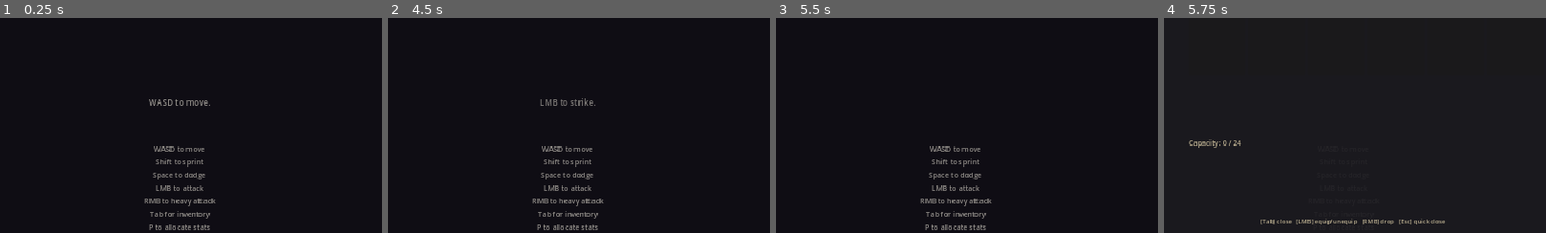
Above: before the commit, frames 1-4 (left to right).
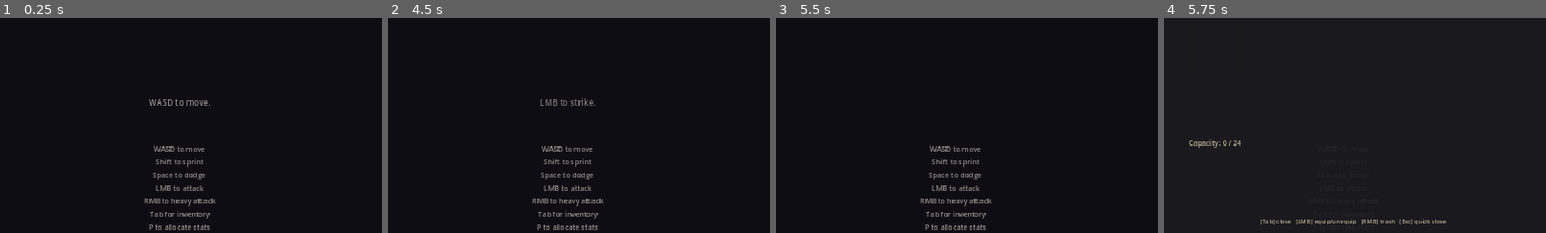
Above: after the commit, the same moments.

Repository: TSandvaer/RandomGame
Game: Godot game, scene res://scenes/Main.tscn
Two runs of this game, one before a commit and one after it. Both use one fixed random seed, a clock stepped at 60 frames per second and the inputs below. Sound files missing from this copy of the repository are replaced by a short silence.
Inputs (mouse positions are % of the whole screen's width and height, from its top left):
- Up to frame 1 (0.25 s): no input
- Up to frame 2 (4.5 s): tap Enter at 0.5, 2, 3.5 s; move the mouse to (72, 45) at 0.52 s; hold D (move_right) 0.53-1.25 s; right-click (72, 45) at 0.6 s; click (72, 45) at 0.67 s; tap Space (dodge) at 1.25, 2.1, 2.75, 4.25 s; drag from (30, 55) to (45, 70) at 1.27 s; move the mouse to (60, 28) at 2.02 s; hold D (move_right) 2.03-2.75 s; click (60, 28) at 2.17 s; drag from (45, 70) to (20, 35) at 2.77 s; move the mouse to (80, 65) at 3.52 s; hold A (move_left) 3.53-4.25 s; hold Shift (sprint) 3.53-4.25 s; click (80, 65) at 3.67 s; tap F11 (test_force_close_inventory) at 4.15 s; drag from (20, 35) to (35, 25) at 4.27 s
- Up to frame 3 (5.5 s): move the mouse to (55, 50) at 5.02 s; hold S (move_down) from 5.03 s (still down); tap P at 5.1 s; click (55, 50) at 5.17 s
- Up to frame 4 (5.75 s): keep holding S (move_down); tap Tab (toggle_inventory) at 5.65 s
The pictures show only the part of the screen within x 26-76%, y 50-100%; the shares and areas given below are measured in that part.

Frames 1-3 are identical in both runs. In frame 4, 0.4% of the frame differs, in the area x 26-74%, y 93-96%.

Commit message:
fix(ui): rename inventory RMB action "Drop" -> "Trash" — match actual no-ground-drop behavior
Sponsor M2 W3 soak finding 2026-05-16: "if i right click to drop an item, it
should drop on the ground so i can pick it, up, if not then it should not say
drop, it should say trash."

The inventory RMB action removes the item permanently — no Pickup is spawned at
the player's feet. The footer hint shipped "[RMB] drop", which implied
ground-drop with re-pickup affordance. Sponsor flagged the verb-behavior
mismatch.

Triage analysis at team/uma-ux/inventory-drop-vs-trash-triage.md weighs (a)
rename to "Trash" (this PR — ~6 lines) vs (b) implement real drop-on-ground
(~10-14 agent-hours, hits the Pickup instant-re-pickup trap, needs paired
tests + HTML5 visual gate + Playwright spec, wrong-timed during M1 RC runway).

Recommendation: (a). Real drop-on-ground stays as a post-M1 follow-up ticket
queued in §6 of the triage doc; "Trash" can stay alongside it if the gameplay
verb ships later (RMB trash, Shift+RMB drop).

Source changes:
- scripts/ui/InventoryPanel.gd: docstring + comment + footer hint string
- tests/test_inventory_panel.gd: header comment + test name + assertion msg

Bonus: .claude/docs/html5-export.md — new "Escape-sequence pitfall" sub-section
under Debug-tooling via head_include, capturing the PR #240 IIFE-crash bug
(Godot INI parser eats literal \n in head_include JS, producing a SyntaxError
that silently kills the whole script block; fix: double-escape \n; verify by
grep'ing the generated index.html). Sponsor explicitly flagged this for
capture.

No gameplay behavior change. No Tween/modulate/Polygon2D/CPUParticles2D/Area2D
touched — HTML5 visual-verification gate not triggered (footer is a plain
Label text reassignment).

DO NOT MERGE without Sponsor design ack on the (a) vs (b) recommendation.

Diff:
--- a/scripts/ui/InventoryPanel.gd
+++ b/scripts/ui/InventoryPanel.gd
@@ -20,8 +20,10 @@
 ## **Click model on grid cells:**
 ##   - Left-click inventory cell with item -> equip into the def's slot
 ##     (Uma IS-15). Empty cell click is a no-op.
-##   - Right-click inventory cell with item -> drop (M1: just remove; no
-##     ground spawn).
+##   - Right-click inventory cell with item -> trash (item permanently
+##     removed; no ground drop in M1 — verb deliberately renamed from
+##     "drop" so the label matches the behavior, per Sponsor M2 W3 soak
+##     finding 2026-05-16 + `team/uma-ux/inventory-drop-vs-trash-triage.md`).
 ##   - Left-click equipped slot with item -> unequip back to inventory
 ##     (Uma IS-16).
 ##
@@ -514,7 +516,10 @@
 				return
 			inv.equip(item, target)
 		MOUSE_BUTTON_RIGHT:
-			# Drop — for M1 just remove.
+			# Trash — permanently remove the item. No ground-drop spawn in M1
+			# (verb renamed from "drop" so the footer hint matches actual
+			# behavior; real drop-on-ground is a post-M1 ticket — see
+			# `team/uma-ux/inventory-drop-vs-trash-triage.md`).
 			inv.remove(item)
 
 
@@ -894,7 +899,7 @@
 func _build_footer_hint() -> void:
 	var hint: Label = Label.new()
 	hint.name = "FooterHint"
-	hint.text = "[Tab] close   [LMB] equip/unequip   [RMB] drop   [Esc] quick close"
+	hint.text = "[Tab] close   [LMB] equip/unequip   [RMB] trash   [Esc] quick close"
 	hint.add_theme_color_override("font_color", COLOR_HINT)
 	hint.add_theme_font_size_override("font_size", 10)
 	hint.set_anchors_preset(Control.PRESET_BOTTOM_WIDE)
--- a/tests/test_inventory_panel.gd
+++ b/tests/test_inventory_panel.gd
@@ -9,8 +9,10 @@
 ##   4. Click empty slot -> no-op.
 ##   5. Click equipped slot -> unequips.
 ##   6. Click inventory slot with item -> swaps to slot.
-##   7. Right-click in inventory -> drop (item removed; for M1 just remove,
-##      no spawn).
+##   7. Right-click in inventory -> trash (item permanently removed; for
+##      M1 just remove, no ground-drop spawn — verb renamed from "drop"
+##      per Sponsor M2 W3 soak 2026-05-16 +
+##      `team/uma-ux/inventory-drop-vs-trash-triage.md`).
 ##   8. Esc closes panel.
 
 const InventoryPanelScript: Script = preload("res://scripts/ui/InventoryPanel.gd")
@@ -163,17 +165,25 @@
 
 
 # =======================================================================
-# Test 7 — Right-click in inventory -> drop (M1: just remove)
-# =======================================================================
-
-func test_right_click_inventory_drops_item() -> void:
+# Test 7 — Right-click in inventory -> trash (M1: permanently remove)
+# =======================================================================
+#
+# Verb is "Trash", not "Drop": M1 does not spawn a Pickup at the player's
+# feet, so the UI label "Drop" was misleading (Sponsor M2 W3 soak
+# 2026-05-16 finding; triage in `team/uma-ux/inventory-drop-vs-trash-triage.md`).
+# This test now pins the trash semantics — if a future PR adds real
+# ground-drop behavior, it should add a separate verb (e.g. Shift+RMB)
+# and this test stays as-is.
+
+func test_right_click_inventory_trashes_item() -> void:
 	var panel: InventoryPanel = _make_panel()
 	var item: ItemInstance = _make_weapon_item()
 	_inv().add(item)
 	panel.open()
 	panel.force_click_inventory_index_for_test(0, MOUSE_BUTTON_RIGHT)
-	# Item removed entirely (no equip, no ground spawn — M1 simplification).
-	assert_eq(_inv().get_items().size(), 0, "item dropped from inventory")
+	# Item permanently removed (no equip, no ground spawn — M1 simplification,
+	# verb is "trash" not "drop").
+	assert_eq(_inv().get_items().size(), 0, "item trashed from inventory")
 	assert_null(_inv().get_equipped(&"weapon"), "and not equipped")
 
 
Not shown, changed: .claude/docs/html5-export.md
Not shown, added: team/uma-ux/inventory-drop-vs-trash-triage.md
